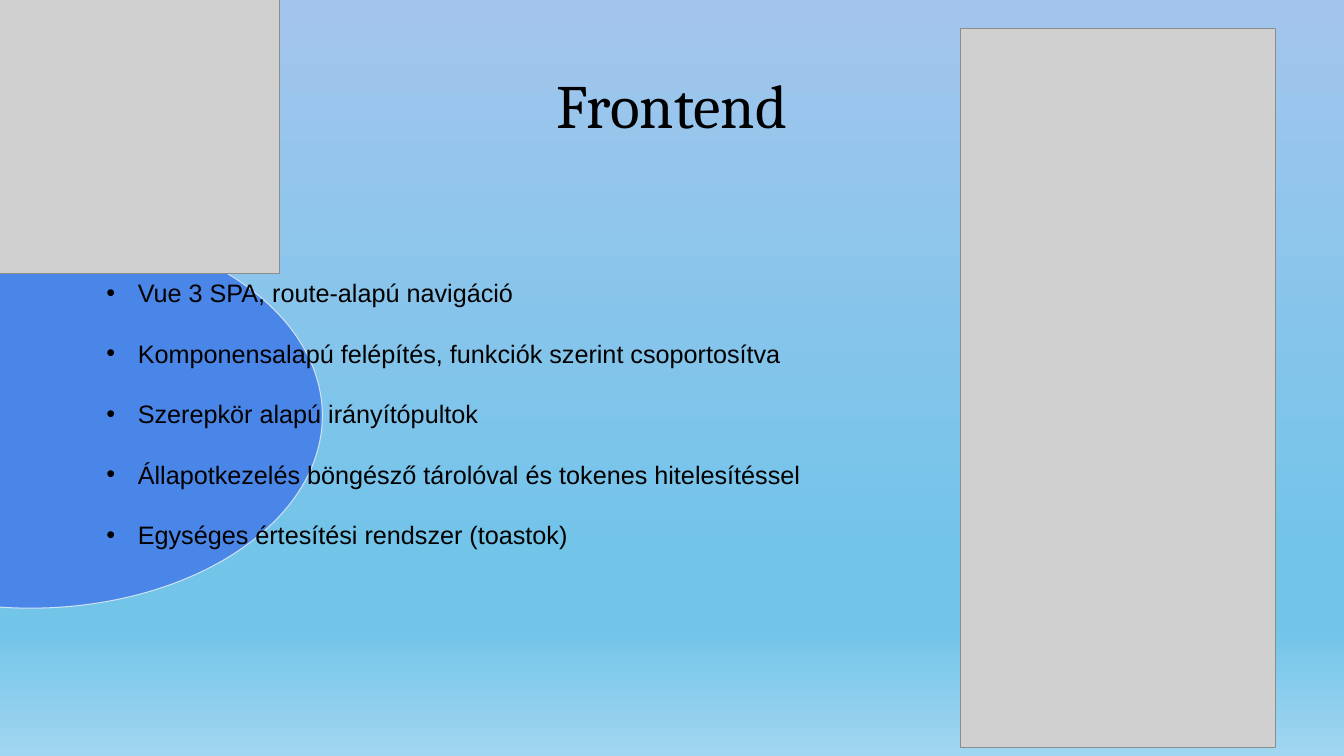
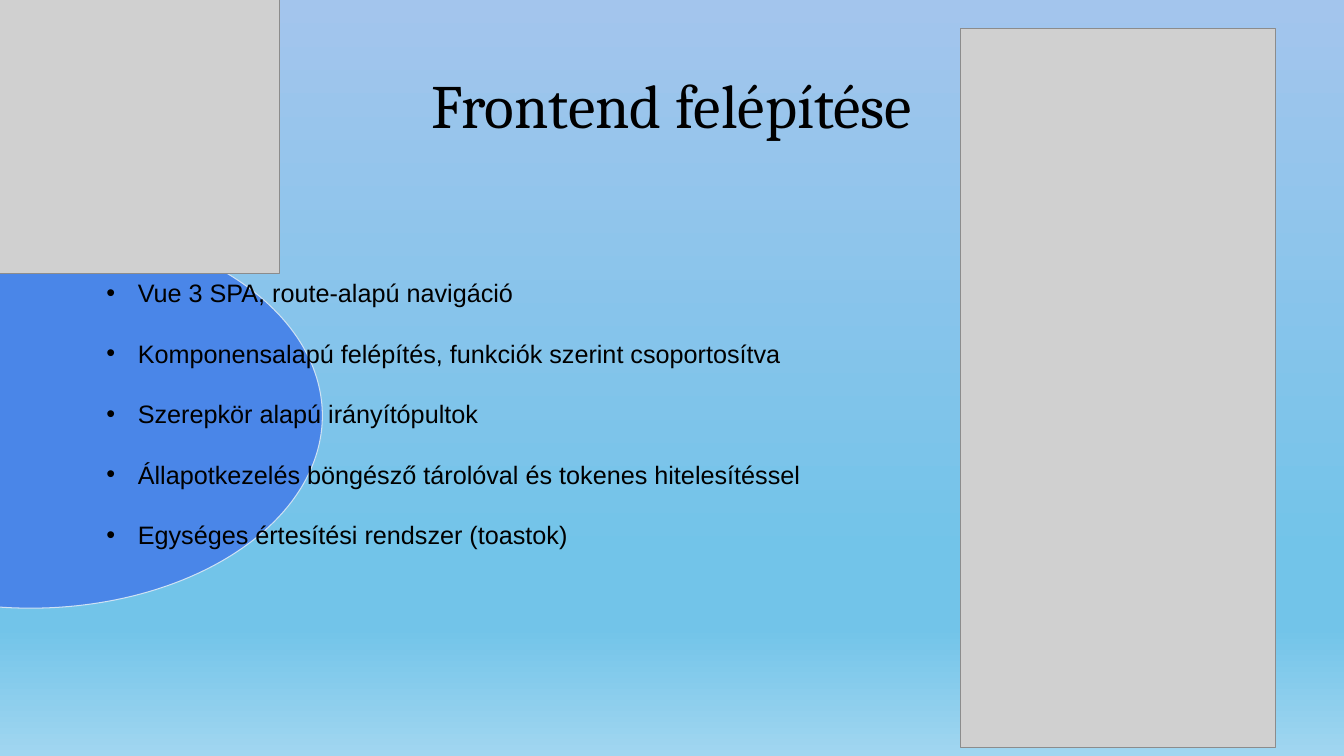
Before and after one commit to nagyls/13_S2_5_vizsgaremek, a slide deck: slide 5 of dokumentumok/Prezentáció_NagyLevedSamuel_TothTamas.pptx. Drawn at 1344x756 pixels with LibreOffice and Linux fonts; fonts in the diff are those of the drawing; grey boxes stand for pictures. Boxes give left, top, right and bottom in pixels: in the first picture for what was removed or moved away, otherwise in the second. Text is boxed around its words. In the diff, an @@ line names an element or a change of style, - is before the commit and + after.

```diff
--- a/dokumentumok/Prezentáció_NagyLevedSamuel_TothTamas.pptx
+++ b/dokumentumok/Prezentáció_NagyLevedSamuel_TothTamas.pptx
@@ title at (431, 84, 912, 141): text changed @@
-Frontend
+Frontend felépítése
```
Also in this commit, not shown: 2 other slides changed.
